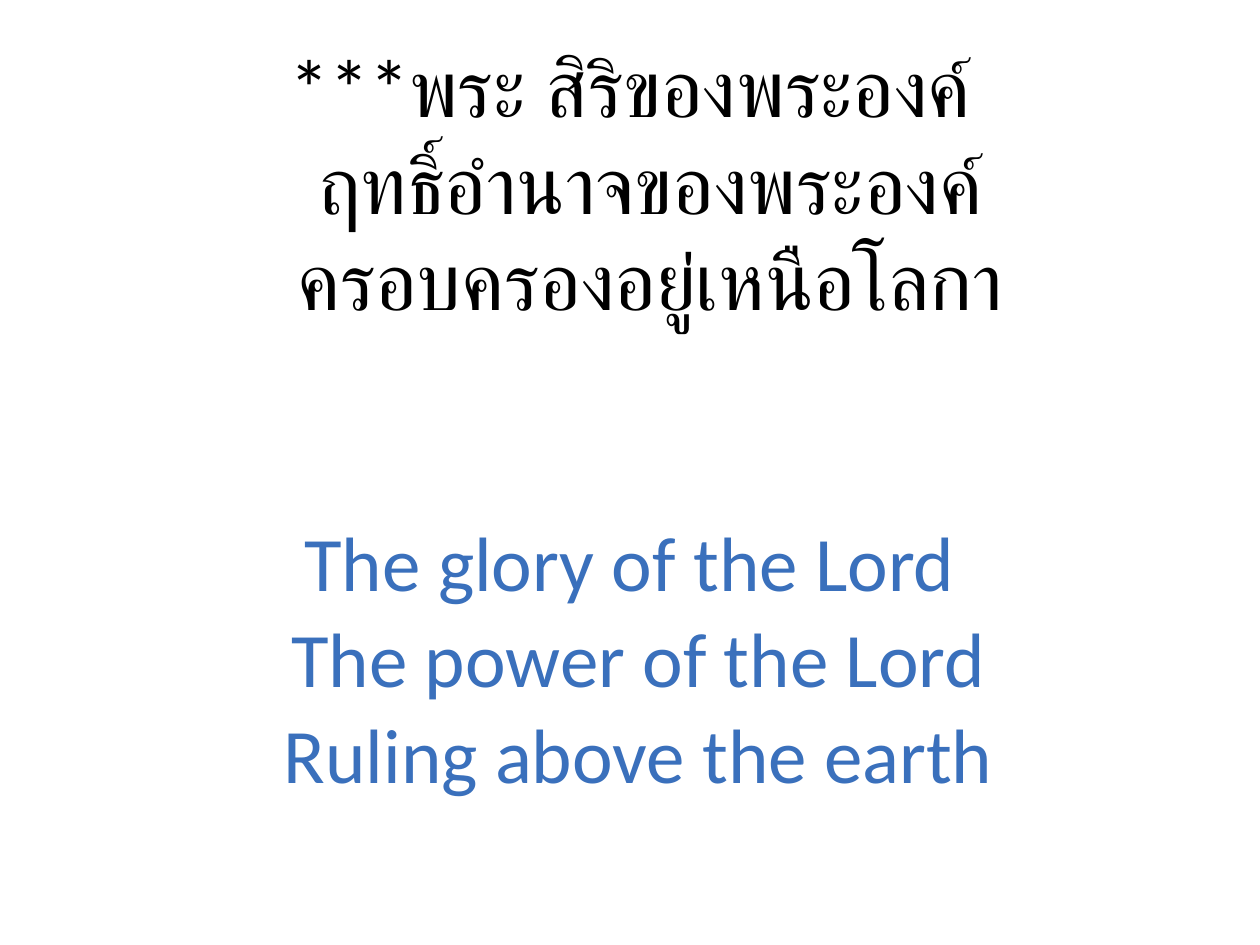
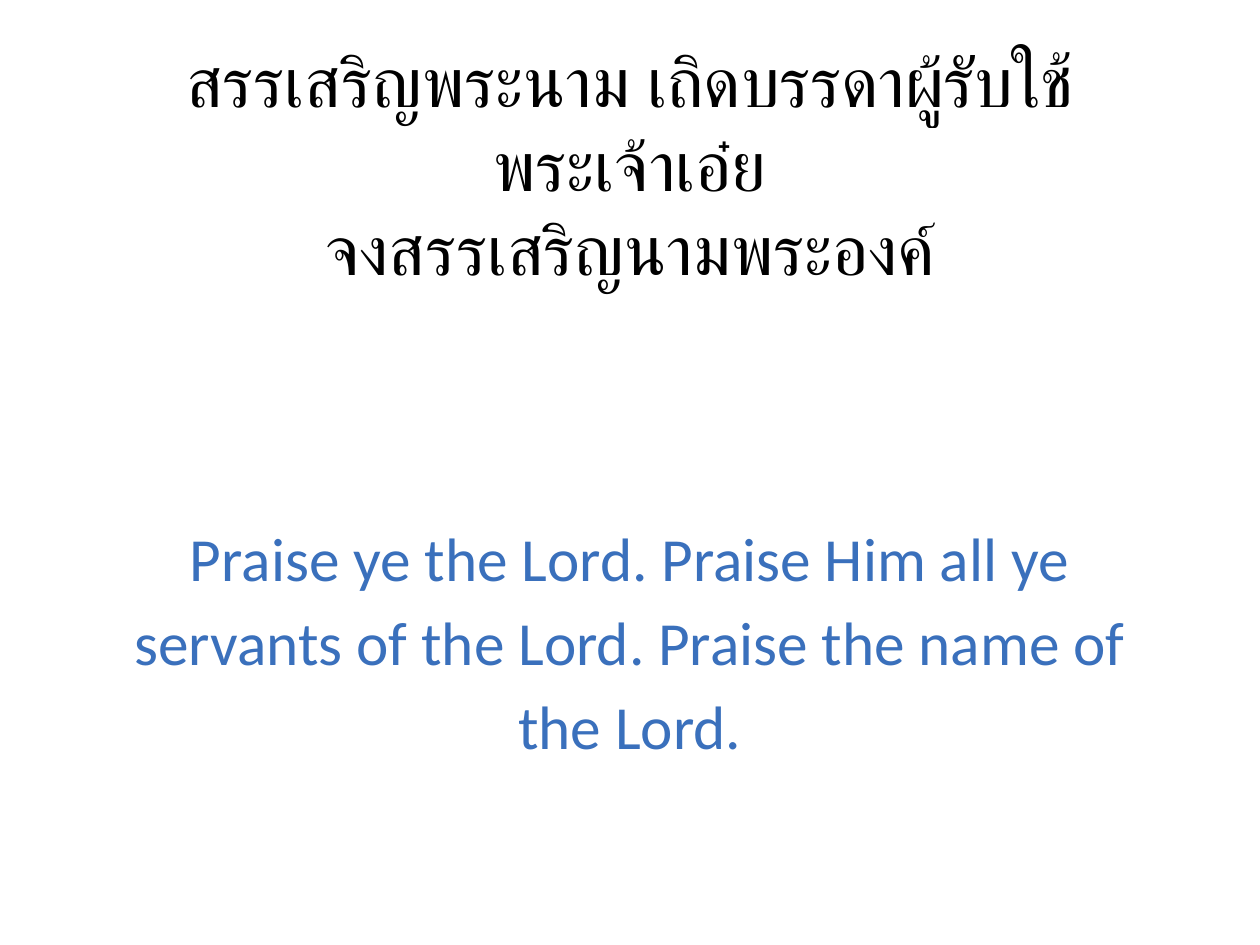
Before and after one commit to mightmay/songpptcreator, a slide deck: slide 3 of finishedppt/WorshipSongs.pptx (slide 6 before the commit). Drawn at 1260x945 pixels with LibreOffice and Linux fonts; fonts in the diff are those of the drawing. Boxes give left, top, right and bottom in pixels: in the first picture for what was removed or moved away, otherwise in the second. Text is boxed around its words. In the diff, an @@ line names an element or a change of style, - is before the commit and + after.

```diff
--- a/finishedppt/WorshipSongs.pptx
+++ b/finishedppt/WorshipSongs.pptx
@@ text at (x1=186, y1=53, x2=1075, y2=294): text changed; size 46 to 40 pt @@
-***พระ สิริของพระองค์
-ฤทธิ์อำนาจของพระองค์
-ครอบครองอยู่เหนือโลกา
+สรรเสริญพระนาม เถิดบรรดาผู้รับใช้พระเจ้าเอ๋ย
+จงสรรเสริญนามพระองค์
@@ text at (x1=134, y1=538, x2=1124, y2=750): text changed; size 44 to 35 pt @@
-The glory of the Lord
-The power of the Lord
-Ruling above the earth
+Praise ye the Lord. Praise Him all ye servants of the Lord. Praise the name of the Lord.
```
Also in this commit, not shown: 20 slides added, 20 slides removed, 21 other files.
